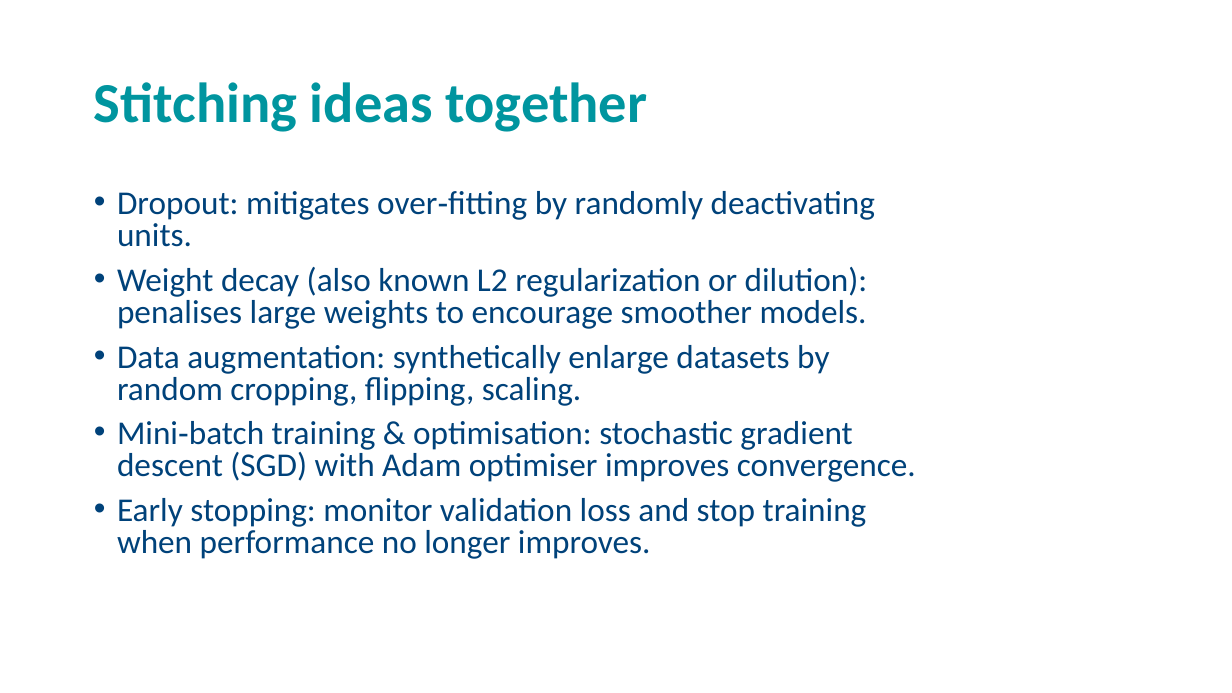
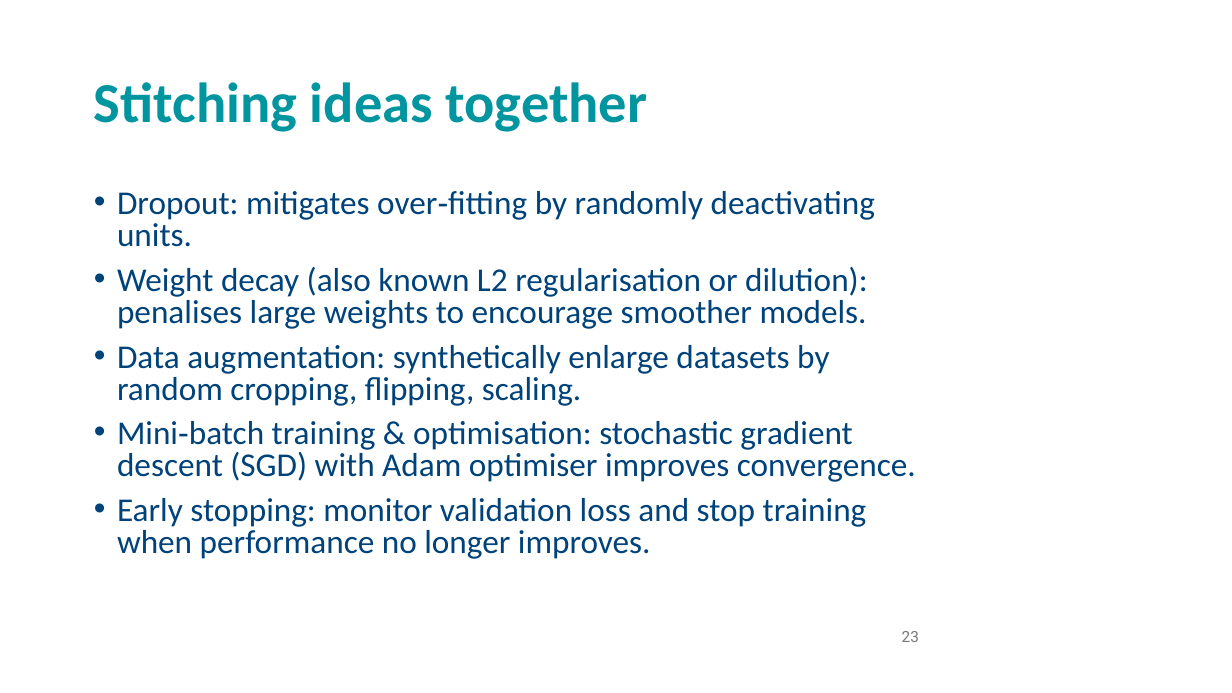
Before and after one commit to andrewcparnell/STAT41130, a slide deck: slide 23 of slides/day 2/D2C2_DL_CNN.pptx (slide 24 before the commit). Drawn at 1232x693 pixels with LibreOffice and Linux fonts; fonts in the diff are those of the drawing; background and template pictures are left out. Boxes give left, top, right and bottom in pixels: in the first picture for what was removed or moved away, otherwise in the second. Text is boxed around its words. In the diff, an @@ line names an element or a change of style, - is before the commit and + after.

```diff
--- a/slides/day 2/D2C2_DL_CNN.pptx
+++ b/slides/day 2/D2C2_DL_CNN.pptx
@@ text at (117,267,868,329): text changed @@
-• Weight decay (also known L2 regularization or dilution): penalises large weights to encourage smoother models.
+• Weight decay (also known L2 regularisation or dilution): penalises large weights to encourage smoother models.
@@ page number added at (902,631,919,642), 12 pt, text #797979 @@
+23
```
Also in this commit, not shown: 26 other slides changed, 1 slide removed, 1 other file.
